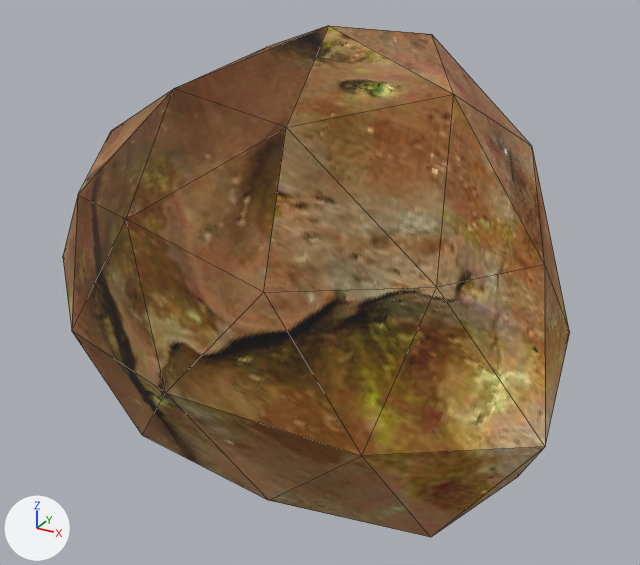
The glTF model models/HongoFlotante.glb as it was, and as the next commit left it.
Rendered twice from a camera (50 mm lens) standing at (0.171, -0.301, 0.155) and looking at (0.0, 0.009, 0.0). The lights are fixed; the arrows at lower left show +X, +Y and +Z. Mesh edges are drawn as thin lines. Where no turn or scale is listed for an object, it has been applied to the vertices. Vertices at the same position are counted once.

Before the edit, the objects in view are built like this:
```python
me_icosphere = bpy.data.meshes.new('Icosphere')
me_icosphere.from_pydata(...)  # 42 vertices, 80 faces; spans x -0.141..0.118, y -0.098..0.119, z -0.091..0.108
me_icosphere.materials.append(mat_hongoflotante)  # picture img_hongo_flotante
ob_icosphere = bpy.data.objects.new('Icosphere', me_icosphere)
ob_icosphere.location = (0.0, 0.0, 0.0)
```
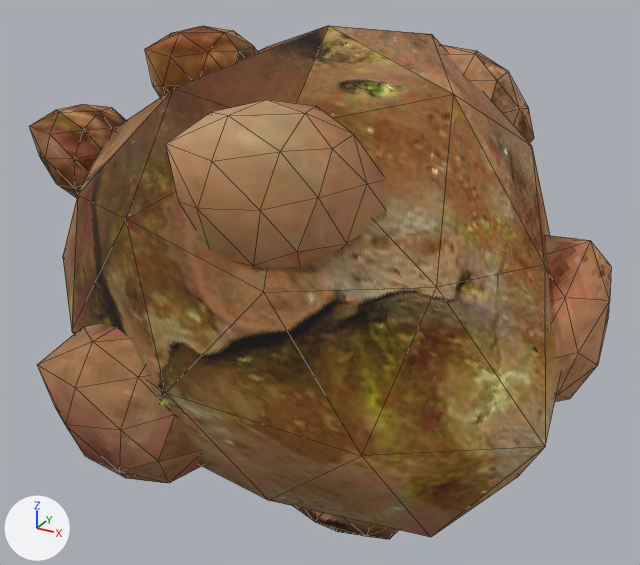
Patch to the scene script:
```diff
--- a/models/HongoFlotante.glb.py
+++ b/models/HongoFlotante.glb.py
@@ img_hongo_flotante @@
-img_hongo_flotante = load_image('hongo_flotante', '_unpacked/hongo_flotante', 600, 600, 'sRGB')
+img_hongo_flotante = load_image('hongo_flotante', '_unpacked/hongo_flotante', 1280, 964, 'sRGB')
@@ me_icosphere @@
 me_icosphere.from_pydata(...)  # 42 vertices, 80 faces; spans x -0.141..0.118, y -0.098..0.119, z -0.091..0.108
 # used by ob_icosphere; location = (0.0, 0.0, 0.0)
+# me_icosphere part 1: all faces are now shaded smooth (76 of 80 changed)
 me_icosphere.materials.append(mat_hongoflotante)
@@ me_icosphere_009 @@
+me_icosphere_009.from_pydata(...)  # 42 vertices, 80 faces; spans x -0.0294..0.0302, y -0.0361..0.0288, z -0.035..0.0403
+me_icosphere_009.materials.append(mat_hongoflotante)  # picture img_hongo_flotante
@@ me_icosphere_007 @@
+me_icosphere_007.from_pydata(...)  # 42 vertices, 80 faces; spans x -0.0357..0.0306, y -0.0325..0.0293, z -0.0331..0.0401
+me_icosphere_007.materials.append(mat_hongoflotante)  # picture img_hongo_flotante
@@ me_icosphere_005 @@
+me_icosphere_005.from_pydata(...)  # 42 vertices, 80 faces; spans x -0.0347..0.0338, y -0.0344..0.0296, z -0.0329..0.0308
+me_icosphere_005.materials.append(mat_hongoflotante)  # picture img_hongo_flotante
@@ me_icosphere_004 @@
+me_icosphere_004.from_pydata(...)  # 42 vertices, 80 faces; spans x -0.0347..0.0338, y -0.0344..0.0296, z -0.0329..0.0308
+me_icosphere_004.materials.append(mat_hongoflotante)  # picture img_hongo_flotante
@@ me_icosphere_003 @@
+me_icosphere_003.from_pydata(...)  # 42 vertices, 80 faces; spans x -0.0347..0.0338, y -0.0344..0.0296, z -0.0329..0.0308
+me_icosphere_003.materials.append(mat_hongoflotante)  # picture img_hongo_flotante
@@ me_icosphere_002 @@
+me_icosphere_002.from_pydata(...)  # 42 vertices, 80 faces; spans x -0.0241..0.0235, y -0.0239..0.0206, z -0.0228..0.0214
+me_icosphere_002.materials.append(mat_hongoflotante)  # picture img_hongo_flotante
@@ me_icosphere_001 @@
+me_icosphere_001.from_pydata(...)  # 42 vertices, 80 faces; spans x -0.0241..0.0235, y -0.0239..0.0206, z -0.0228..0.0214
+me_icosphere_001.materials.append(mat_hongoflotante)  # picture img_hongo_flotante
@@ ob_icosphere_009 @@
+ob_icosphere_009 = bpy.data.objects.new('Icosphere.009', me_icosphere_009)
+ob_icosphere_009.location = (0.0913, 0.0156, -0.0006)
@@ ob_icosphere_007 @@
+ob_icosphere_007 = bpy.data.objects.new('Icosphere.007', me_icosphere_007)
+ob_icosphere_007.location = (0.024, -0.0064, -0.0731)
@@ ob_icosphere_005 @@
+ob_icosphere_005 = bpy.data.objects.new('Icosphere.005', me_icosphere_005)
+ob_icosphere_005.location = (0.0335, 0.0717, 0.0635)
@@ ob_icosphere_004 @@
+ob_icosphere_004 = bpy.data.objects.new('Icosphere.004', me_icosphere_004)
+ob_icosphere_004.location = (0.0199, -0.05, 0.0609)
@@ ob_icosphere_003 @@
+ob_icosphere_003 = bpy.data.objects.new('Icosphere.003', me_icosphere_003)
+ob_icosphere_003.location = (-0.022, -0.0774, -0.0174)
@@ ob_icosphere_002 @@
+ob_icosphere_002 = bpy.data.objects.new('Icosphere.002', me_icosphere_002)
+ob_icosphere_002.location = (-0.112, 0.0, 0.0456)
@@ ob_icosphere_001 @@
+ob_icosphere_001 = bpy.data.objects.new('Icosphere.001', me_icosphere_001)
+ob_icosphere_001.location = (-0.043, 0.0, 0.0844)
```

Boxes [x1, y1, x2, y2] around the edits, measured in the pictures (640 x 565 px):
'Icosphere', surface changed, shading changed: [72, 40, 570, 537] in both
'Icosphere.004', added (brown): after [166, 100, 386, 269]
'Icosphere.003', added (brown): after [37, 324, 201, 484]
'Icosphere.009', added (brown): after [544, 235, 611, 402]
'Icosphere.002', added (brown): after [29, 104, 126, 198]
'Icosphere.001', added (brown): after [145, 26, 258, 98]
'Icosphere.005', added (brown): after [442, 45, 534, 143]
'Icosphere.007', added (brown): after [293, 506, 398, 539]
part 1 of me_icosphere, shading changed: [63, 25, 561, 537] in both
